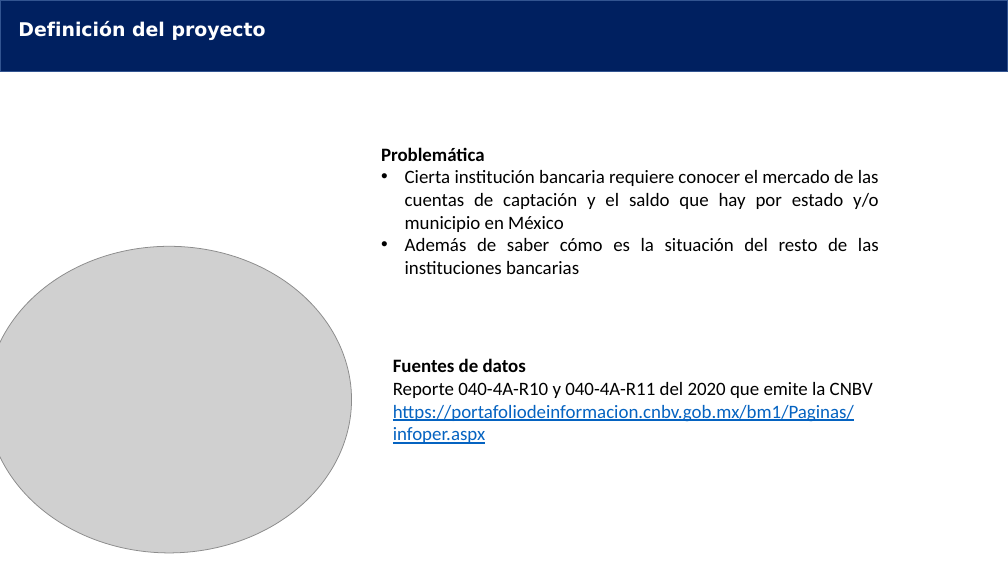
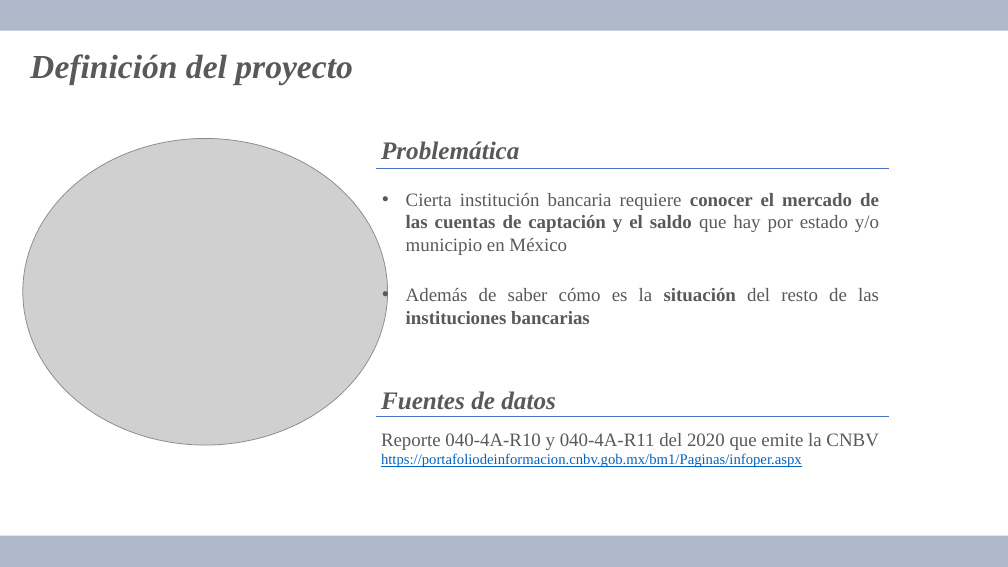
Before and after one commit to saulopez27/BEDU, a slide deck: slide 2 of Presentación_Proyecto_Saulo_data_analysis_gdl_20_04.pptx. Drawn at 1008x567 pixels with LibreOffice and Linux fonts; fonts in the diff are those of the drawing; grey boxes stand for pictures; background and template pictures are left out. Boxes give left, top, right and bottom in pixels: in the first picture for what was removed or moved away, otherwise in the second. Text is boxed around its words. In the diff, an @@ line names an element or a change of style, - is before the commit and + after.

```diff
--- a/Presentación_Proyecto_Saulo_data_analysis_gdl_20_04.pptx
+++ b/Presentación_Proyecto_Saulo_data_analysis_gdl_20_04.pptx
@@ rectangle: place and size @@
-rectangle at <box>0,0,1008,72</box>
+rectangle at <box>0,0,1008,31</box>
@@ rectangle at <box>0,0,1008,31</box>: fill #002060 to #ADB9CA; outline #325491 1 pt to none @@
@@ text "Definición del proyecto": place and size @@
-text "Definición del proyecto" at <box>18,21,266,40</box>
+text "Definición del proyecto" at <box>30,54,353,85</box>
@@ text "Definición del proyecto" at <box>30,54,353,85</box>: size 18 to 32 pt, font DejaVu Sans to Times New Roman, text colour #FFFFFF to #595959, italic on @@
@@ picture: place and size @@
-picture at <box>0,247,352,554</box>
+picture at <box>23,138,388,445</box>
@@ text at <box>381,147,485,161</box>: paragraph removed @@
-Problemática
@@ text added at <box>381,141,519,160</box>, 24 pt, text #595959, bold, italic @@
+Problemática
@@ text "Cierta institución bancaria requiere conocer ...": place and size @@
-text "Cierta institución bancaria requiere conocer ..." at <box>381,147,879,274</box>
+text "Cierta institución bancaria requiere conocer ..." at <box>406,193,879,255</box>
@@ text "Cierta institución bancaria requiere conocer ..." at <box>406,193,879,255</box>: font Calibri to Times New Roman, text colour #000000 to #595959; bold on in "conocer el mercado de las cuentas de ..."; indent changed @@
@@ line added from (376, 169) to (889, 169), #4472C4 0.5 pt @@
@@ text at <box>405,238,879,274</box>: paragraph removed @@
-• Además de saber cómo es la situación del resto de las instituciones bancarias
@@ text added at <box>406,288,879,324</box>, 18 pt, text #595959 @@
+• Además de saber cómo es la situación del resto de las instituciones bancarias
@@ text "Fuentes de datos": place and size @@
-text "Fuentes de datos" at <box>393,358,873,444</box>
+text "Fuentes de datos" at <box>381,391,878,467</box>
@@ text "Fuentes de datos" at <box>381,391,878,467</box>: size 18 to 24 pt, italic on in "Fuentes de datos"; font Calibri to Times New Roman; text colour #000000 to #595959 in "Fuentes de datos", "Reporte 040-4A-R10 y 040-4A-R11 del 2020 que ..."; size 18 to 14 pt in "https://portafoliodeinformacion.cnbv.gob.mx/bm1/Paginas/info ..."; alignment justified to left @@
@@ line added from (376, 417) to (889, 417), #4472C4 0.5 pt @@
@@ rectangle added at <box>0,536,1008,567</box>, fill #ADB9CA @@
```
Also in this commit, not shown: 5 other slides changed.
